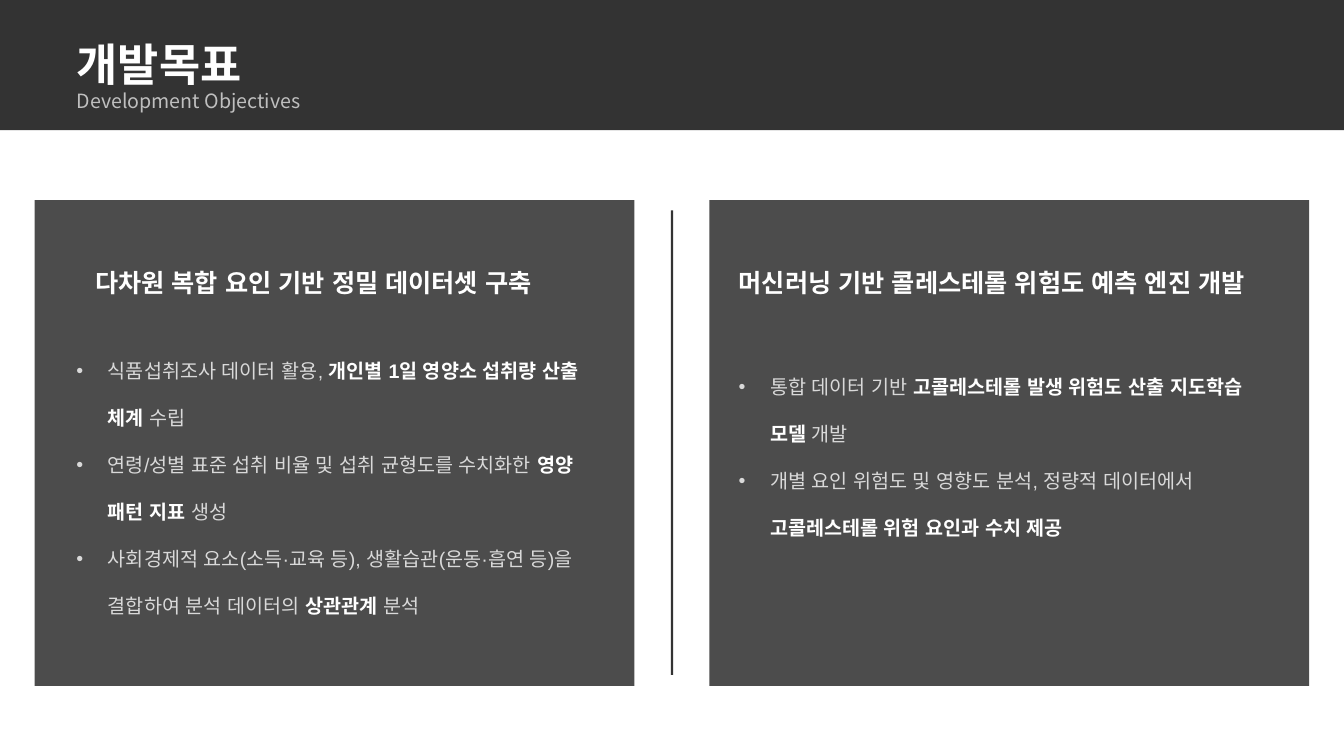
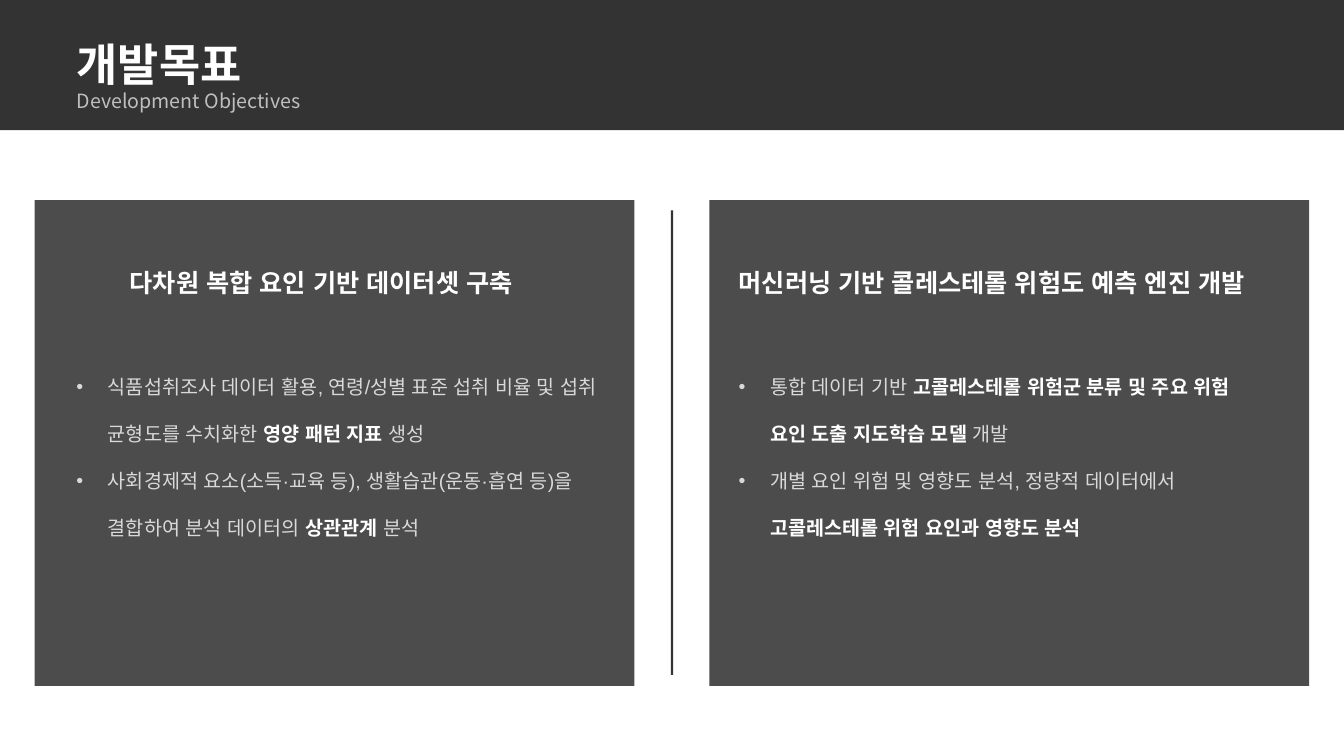
Before and after one commit to dc-inside/LeeSeungChan, a slide deck: slide 4 of 1차 프로젝트/기획/기획서.pptx. Drawn at 1344x756 pixels with LibreOffice and Linux fonts; fonts in the diff are those of the drawing. Boxes give left, top, right and bottom in pixels: in the first picture for what was removed or moved away, otherwise in the second. Text is boxed around its words. In the diff, an @@ line names an element or a change of style, - is before the commit and + after.

```diff
--- a/1차 프로젝트/기획/기획서.pptx
+++ b/1차 프로젝트/기획/기획서.pptx
@@ text at [130,270,512,295]: text changed @@
-다차원 복합 요인 기반 정밀 데이터셋 구축
+다차원 복합 요인 기반 데이터셋 구축
@@ text "식품섭취조사 데이터 활용, 연령/성별 표준 ...": place and size @@
-text "식품섭취조사 데이터 활용, 연령/성별 표준 ..." at [108,361,578,615]
+text "식품섭취조사 데이터 활용, 연령/성별 표준 ..." at [108,377,596,537]
@@ text at [108,377,596,443]: text changed @@
-• 식품섭취조사 데이터 활용, 개인별 1일 영양소 섭취량 산출 체계 수립
-• 연령/성별 표준 섭취 비율 및 섭취 균형도를 수치화한 영양 패턴 지표 생성
+• 식품섭취조사 데이터 활용, 연령/성별 표준 섭취 비율 및 섭취 균형도를 수치화한 영양 패턴 지표 생성
@@ text at [770,377,1230,537]: text changed @@
-• 통합 데이터 기반 고콜레스테롤 발생 위험도 산출 지도학습 모델 개발
-• 개별 요인 위험도 및 영향도 분석, 정량적 데이터에서 고콜레스테롤 위험 요인과 수치 제공
+• 통합 데이터 기반 고콜레스테롤 위험군 분류 및 주요 위험 요인 도출 지도학습 모델 개발
+• 개별 요인 위험 및 영향도 분석, 정량적 데이터에서 고콜레스테롤 위험 요인과 영향도 분석
```
Also in this commit, not shown: 2 other slides changed, 4 slides removed, 1 other file.
